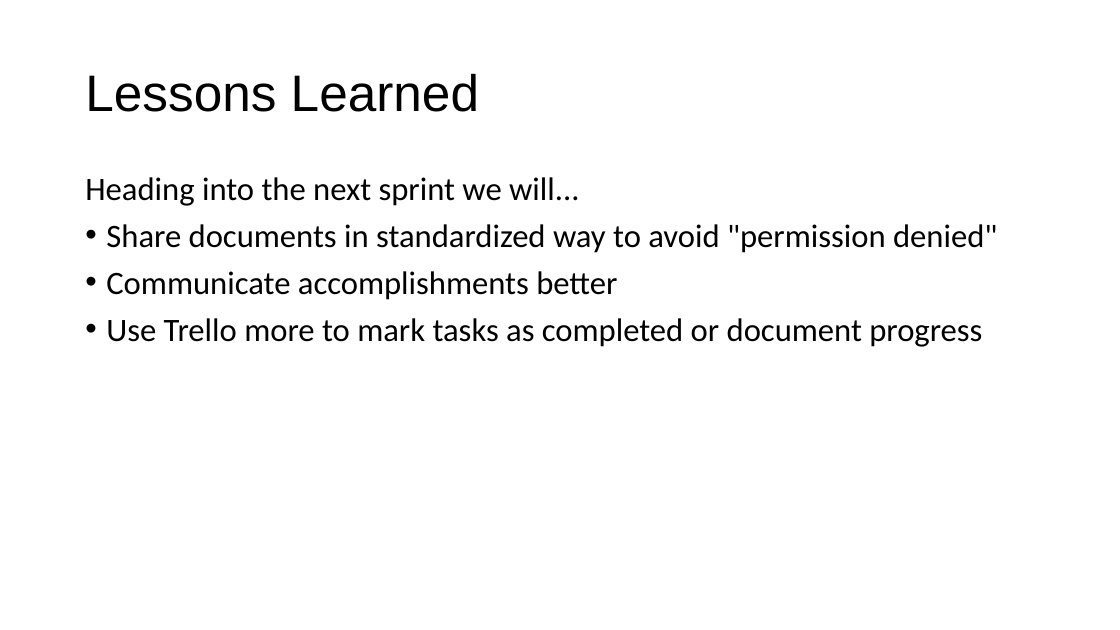
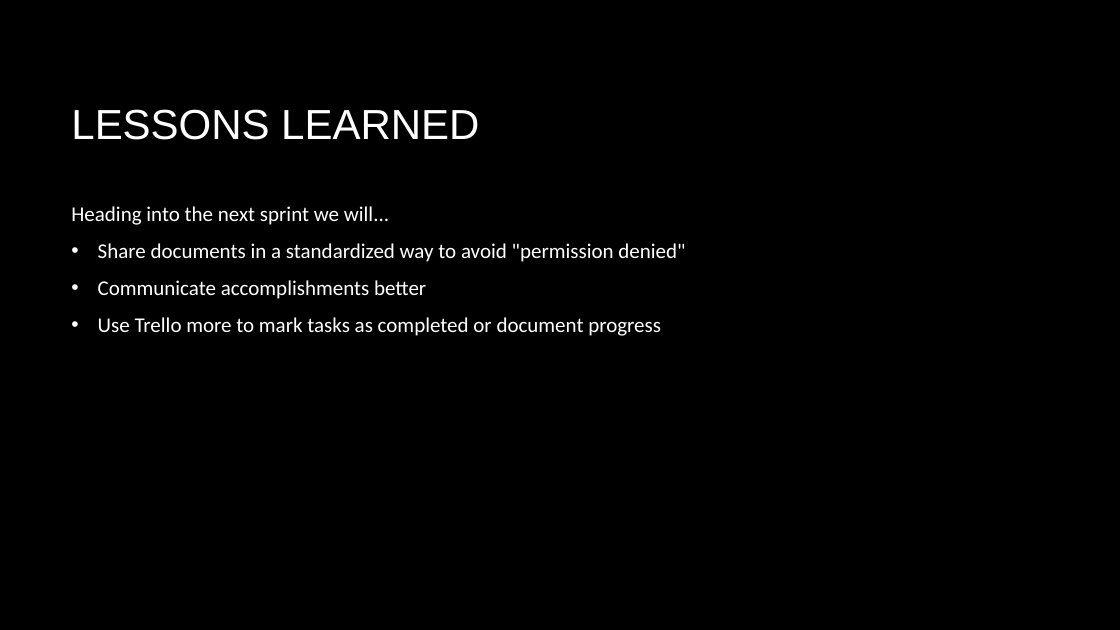
Before and after one commit to Burnetb8/Senior-Capstone, a slide deck: slide 8 of Documentation/Sprint 1 Pres.pptx. Drawn at 1120x630 pixels with LibreOffice and Linux fonts; fonts in the diff are those of the drawing; background and template pictures are left out. Boxes give left, top, right and bottom in pixels: in the first picture for what was removed or moved away, otherwise in the second. Text is boxed around its words. In the diff, an @@ line names an element or a change of style, - is before the commit and + after.

Commit message:
Change theme

```diff
--- a/Documentation/Sprint 1 Pres.pptx
+++ b/Documentation/Sprint 1 Pres.pptx
@@ background #FFFFFF to picture (left out) @@
@@ title at [71,109,479,140]: text changed; size 44 to 36 pt; text colour #000000 to #FFFFFF @@
-Lessons Learned
+LESSONS LEARNED
@@ text "Heading into the next sprint ...": place and size @@
-text "Heading into the next sprint ..." at [85,177,997,347]
+text "Heading into the next sprint ..." at [71,206,685,336]
@@ text at [71,206,661,336]: size 28 to 18 pt, text colour #000000 to #FFFFFF in "Heading into the next sprint we will...", "Communicate accomplishments better", "Use Trello more to mark tasks as ..."; line spacing 0.9 to 1; indent changed @@
@@ text at [98,243,685,262]: text changed; size 28 to 18 pt; text colour #000000 to #FFFFFF @@
-• Share documents in standardized way to avoid "permission denied"
+• Share documents in a standardized way to avoid "permission denied"
```
Also in this commit, not shown: 9 other slides changed.
